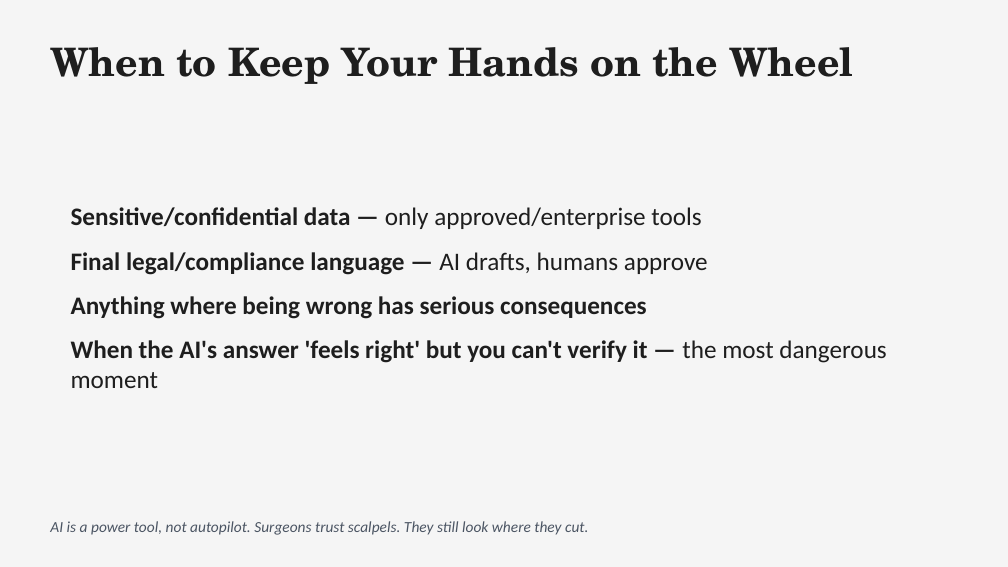
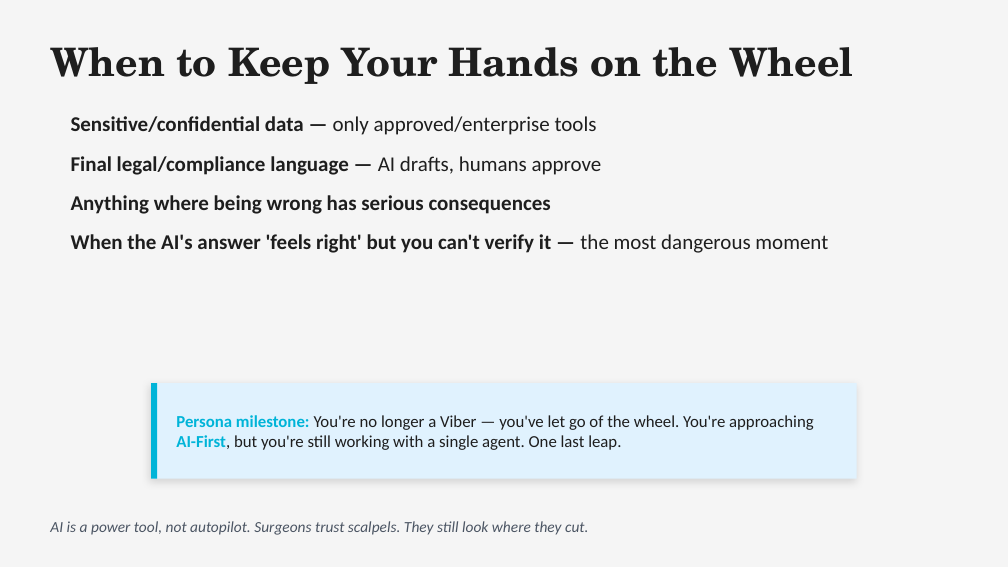
Before and after one commit to michaelengland/ai-best-practices, a slide deck: slide 32 of Getting-Agents-to-Give-Up-Their-Secrets.pptx (slide 33 before the commit). Drawn at 1008x567 pixels with LibreOffice and Linux fonts; fonts in the diff are those of the drawing. Boxes give left, top, right and bottom in pixels: in the first picture for what was removed or moved away, otherwise in the second. Text is boxed around its words. In the diff, an @@ line names an element or a change of style, - is before the commit and + after.

```diff
--- a/Getting-Agents-to-Give-Up-Their-Secrets.pptx
+++ b/Getting-Agents-to-Give-Up-Their-Secrets.pptx
@@ text "Sensitive/confidential data — only approved/enterprise ..." at (71,116,828,253): size 18 to 15 pt; vertical alignment middle to top @@
@@ rectangle added at (151,383,857,479), fill #E0F2FE @@
@@ rectangle added at (151,383,157,479), fill #00B4D8 @@
@@ text added at (176,415,814,450), 12 pt, text #1E1E1E @@
+Persona milestone: You're no longer a Viber — you've let go of the wheel. You're approaching AI-First, but you're still working with a single agent. One last leap.
```
Also in this commit, not shown: 17 other slides changed, 4 slides added, 7 slides removed, 3 other files.
